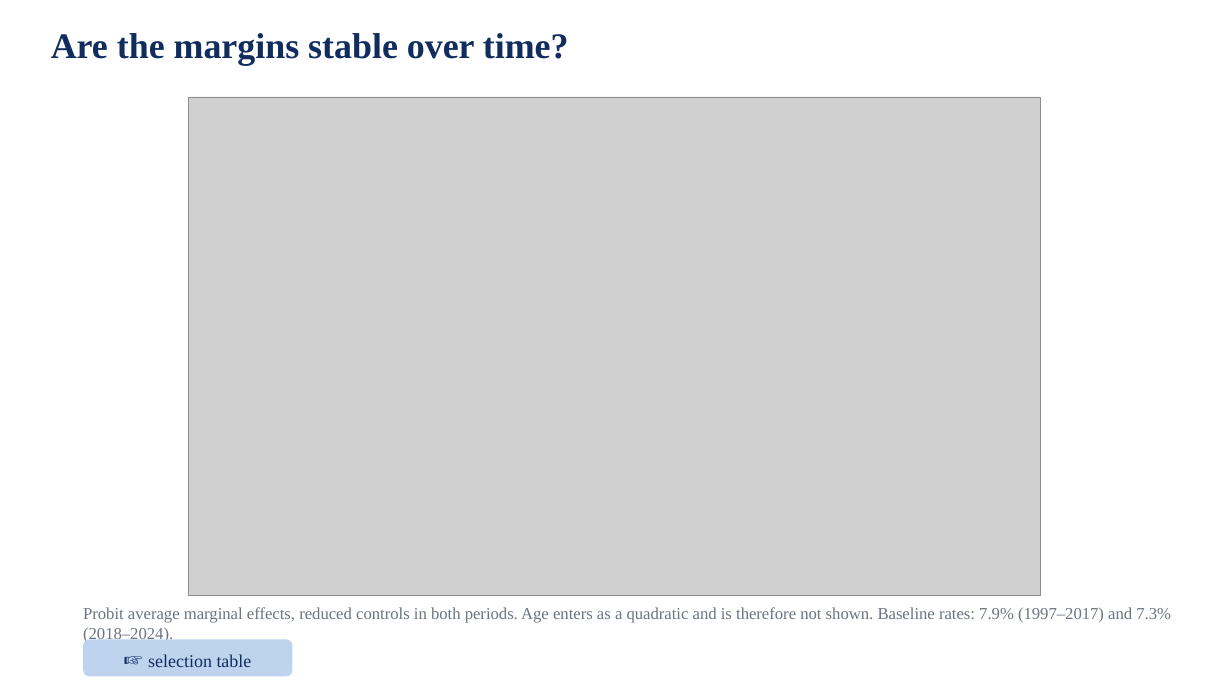
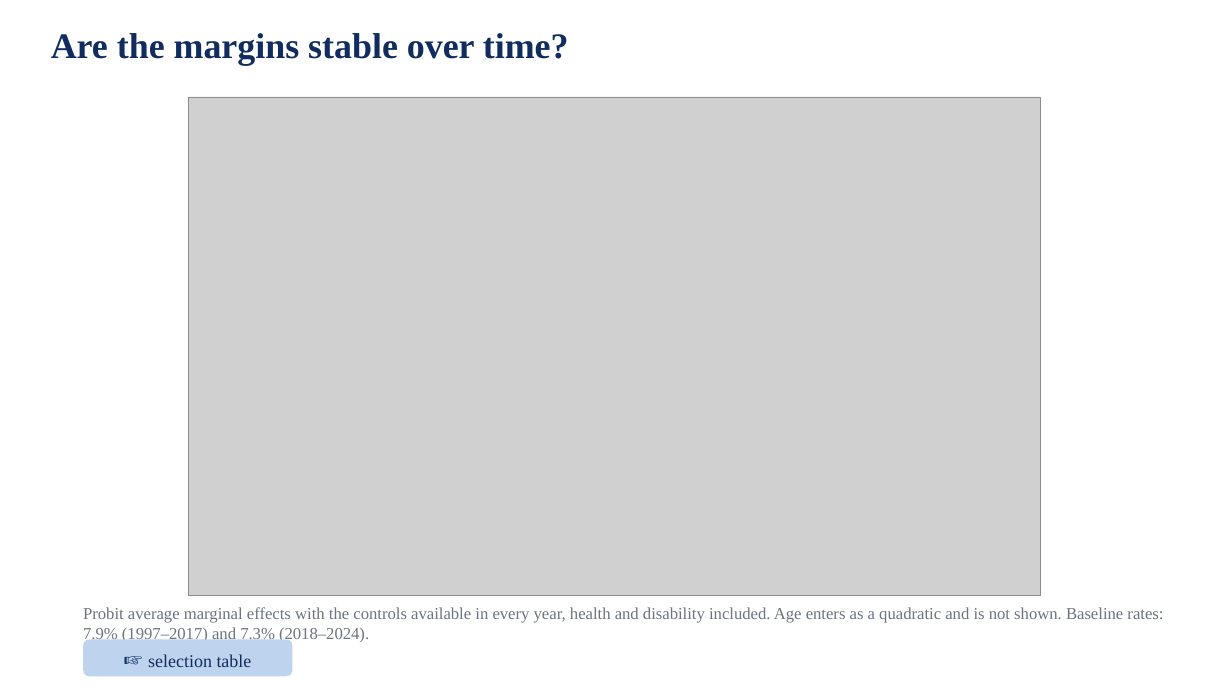
Before and after one commit to jedr1-ship-it/Alternative-Pathways----Quant, a slide deck: slide 1 of report/data_cluster/selection_slides.pptx. Drawn at 1232x693 pixels with LibreOffice and Linux fonts; fonts in the diff are those of the drawing; grey boxes stand for pictures. Boxes give left, top, right and bottom in pixels: in the first picture for what was removed or moved away, otherwise in the second. Text is boxed around its words. In the diff, an @@ line names an element or a change of style, - is before the commit and + after.

```diff
--- a/report/data_cluster/selection_slides.pptx
+++ b/report/data_cluster/selection_slides.pptx
@@ text at bbox=[83, 607, 1163, 642]: text changed @@
-Probit average marginal effects, reduced controls in both periods. Age enters as a quadratic and is therefore not shown. Baseline rates: 7.9% (1997–2017) and 7.3% (2018–2024).
+Probit average marginal effects with the controls available in every year, health and disability included. Age enters as a quadratic and is not shown. Baseline rates: 7.9% (1997–2017) and 7.3% (2018–2024).
```
Also in this commit, not shown: 1 other slide changed.
